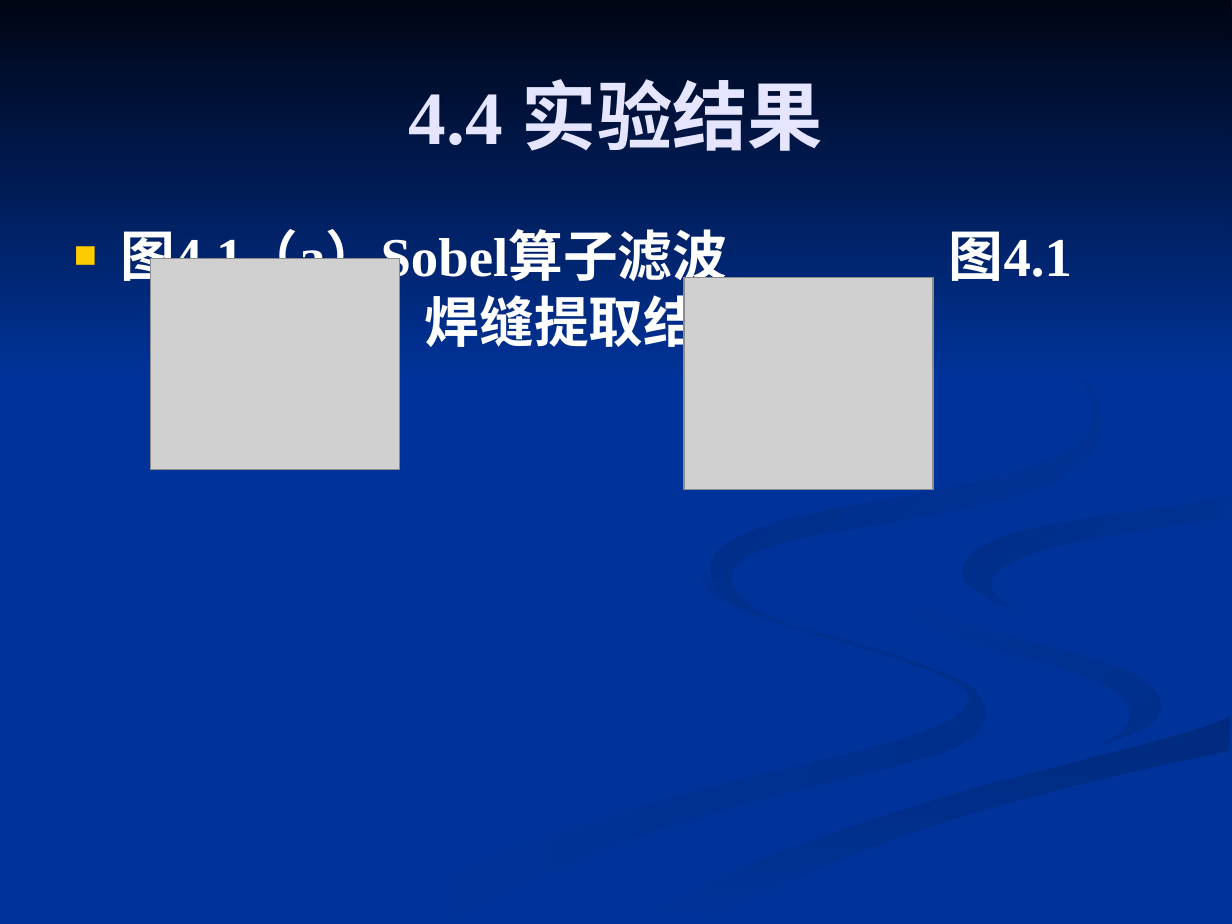
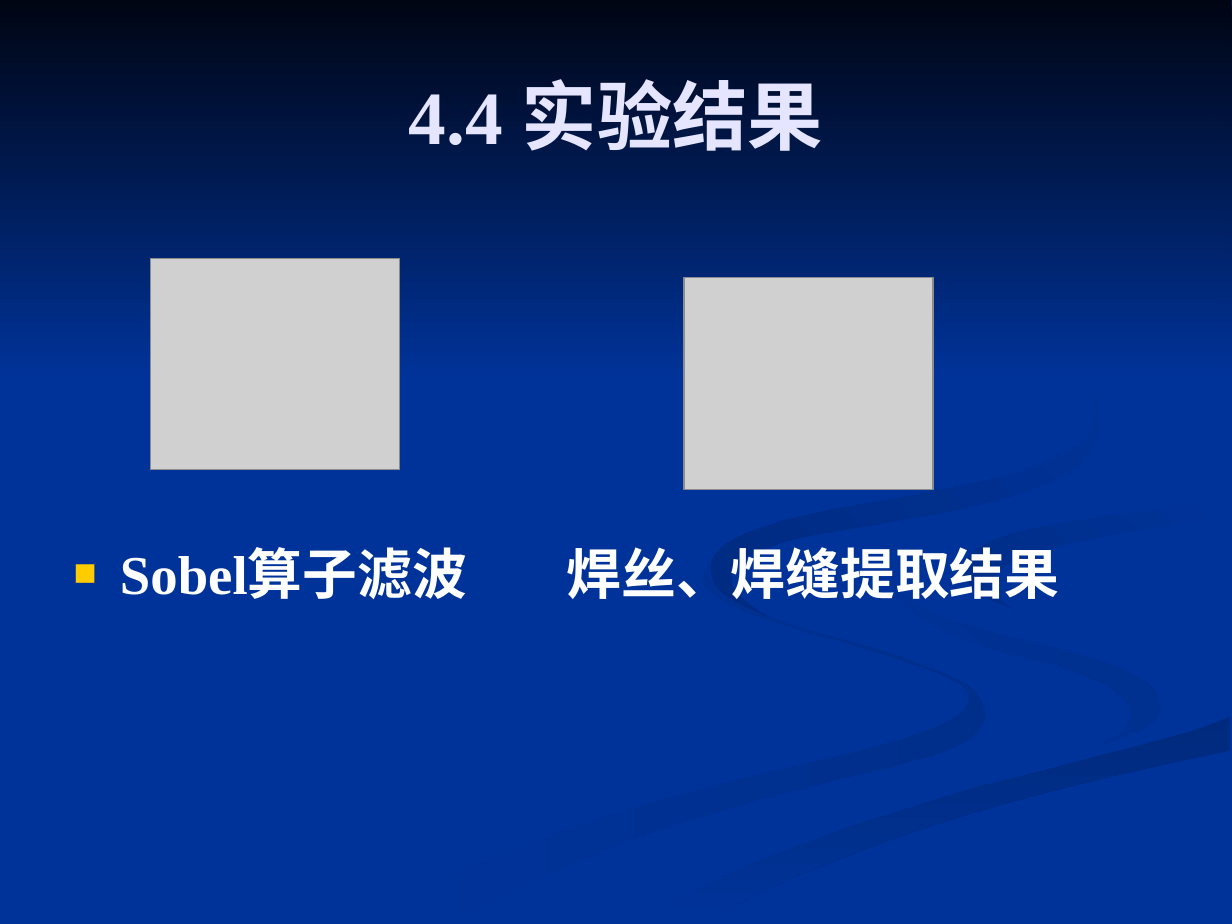
Before and after one commit to 61--/weiyanmin, a slide deck: slide 22 of 工程硕士/基于被动光的管道打底MIG焊焊缝图像处理算法的研究.ppt. Drawn at 1232x924 pixels with LibreOffice and Linux fonts; fonts in the diff are those of the drawing; grey boxes stand for pictures. Boxes give left, top, right and bottom in pixels: in the first picture for what was removed or moved away, otherwise in the second. Text is boxed around its words. In the diff, an @@ line names an element or a change of style, - is before the commit and + after.

```diff
--- a/工程硕士/基于被动光的管道打底MIG焊焊缝图像处理算法的研究.ppt
+++ b/工程硕士/基于被动光的管道打底MIG焊焊缝图像处理算法的研究.ppt
@@ freeform shape at [711,287,1101,616]: fill gradient #002B82 to #003399 to gradient #003399 to #002B82 @@
@@ freeform shape at [962,495,1230,611]: fill gradient #002D86 to #003399 to gradient #003399 to #002D86 @@
@@ text at [120,547,1060,599]: text changed @@
-■ 图4.1（a）Sobel算子滤波 图4.1（b）焊丝、焊缝提取结果
+■ Sobel算子滤波 焊丝、焊缝提取结果
@@ freeform shape at [370,565,986,923]: fill gradient #003399 to #002E8B to gradient #002E8B to #003399 @@
@@ freeform shape at [892,572,1162,745]: fill gradient #003399 to #002E8B to gradient #002E8B to #003399 @@
```
Also in this commit, not shown: 31 other slides changed.
